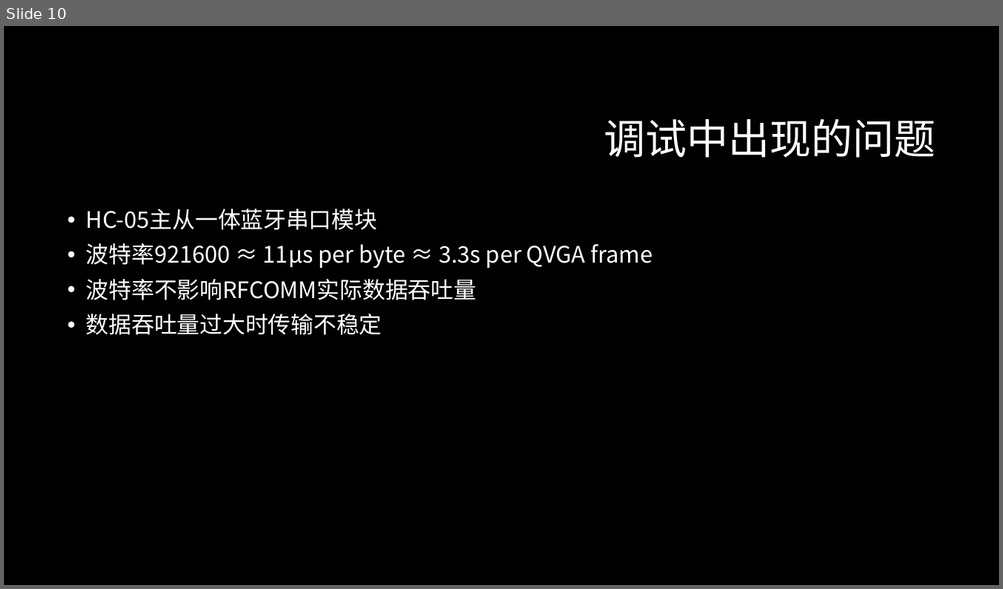
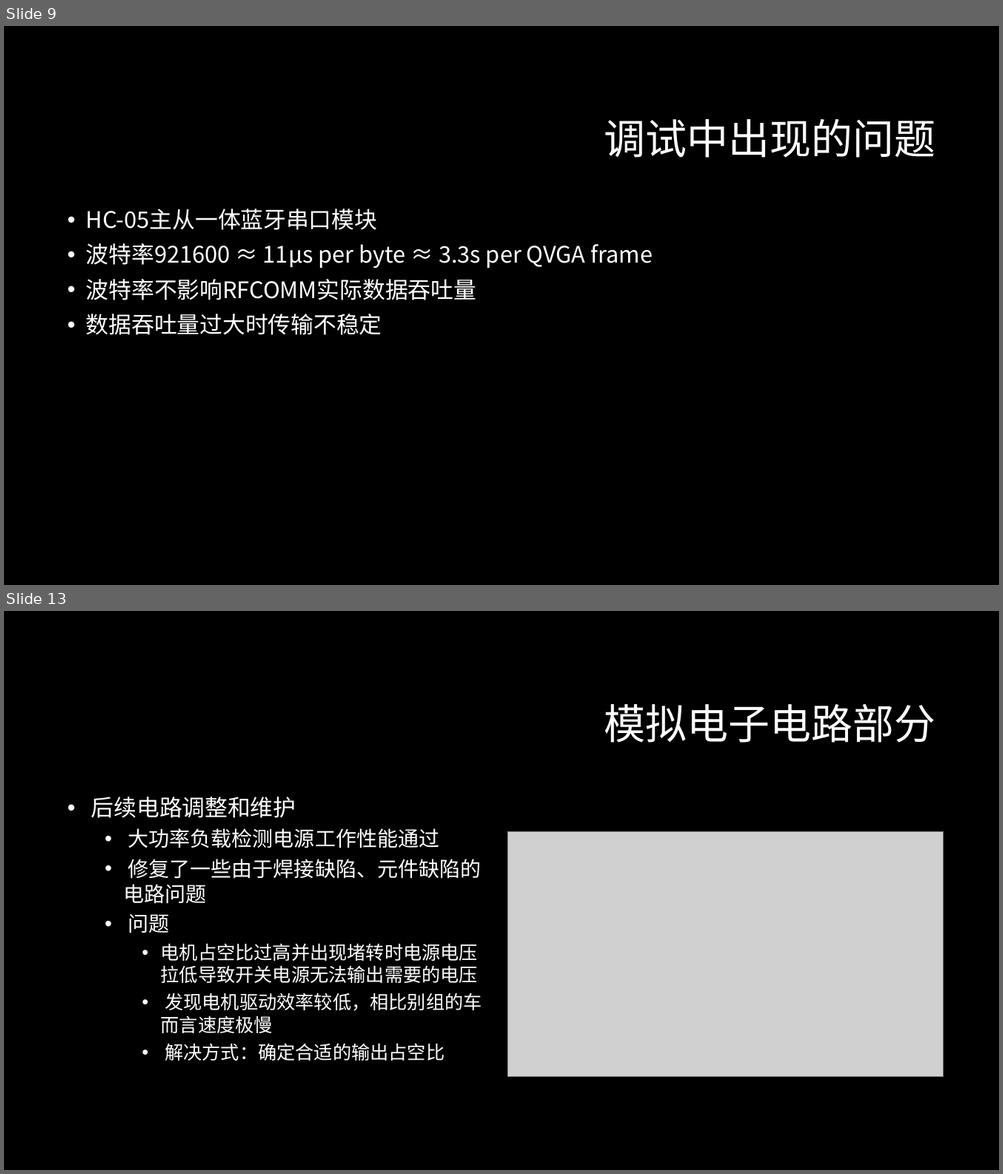
Before and after one commit to ZeroWeight/Project-of-Electronic-Circuits, a slide deck: report/final/final.pptx. Shown one above the other, each under a label of ours: slide 10 before the commit, slides 9 and 13 after it; the slides between them are not shown. The pictures are 1003x589 and 1003x1174 pixels, drawn with LibreOffice and Linux fonts; fonts in the diff are those of the drawing; grey boxes stand for pictures; background and template pictures are left out. Boxes give left, top, right and bottom in pixels: in the first picture for what was removed or moved away, otherwise in the second. Text is boxed around its words. In the diff, an @@ line names an element or a change of style, - is before the commit and + after.

Commit message:
[R] final PPT

```diff
--- a/report/final/final.pptx
+++ b/report/final/final.pptx
@@ slide 13 added at box(4, 611, 999, 1170), background #000000 @@
@@ title added at box(604, 704, 936, 743), 40 pt, text #FFFFFF @@
+模拟电子电路部分
@@ text added at box(91, 797, 481, 1061), 18 pt, text #FFFFFF @@
+• 后续电路调整和维护
+  • 大功率负载检测电源工作性能通过
+  • 修复了一些由于焊接缺陷、元件缺陷的电路问题
+  • 问题
+    • 电机占空比过高并出现堵转时电源电压拉低导致开关电源无法输出需要的电压
+    • 发现电机驱动效率较低，相比别组的车而言速度极慢
+    • 解决方式：确定合适的输出占空比
@@ picture added at box(508, 832, 942, 1077) @@
@@ what was slide 10 is now slide 9 @@
```
Also in this commit, not shown: 8 other slides added, 1 slide removed, 2 other files.
